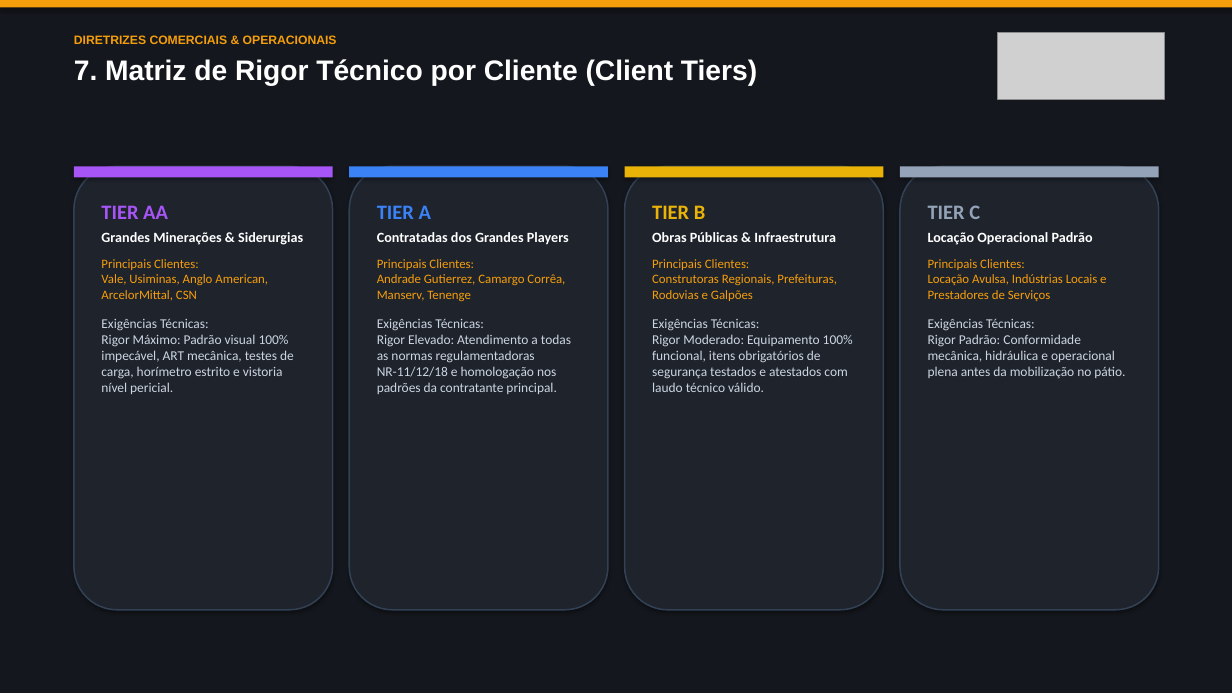
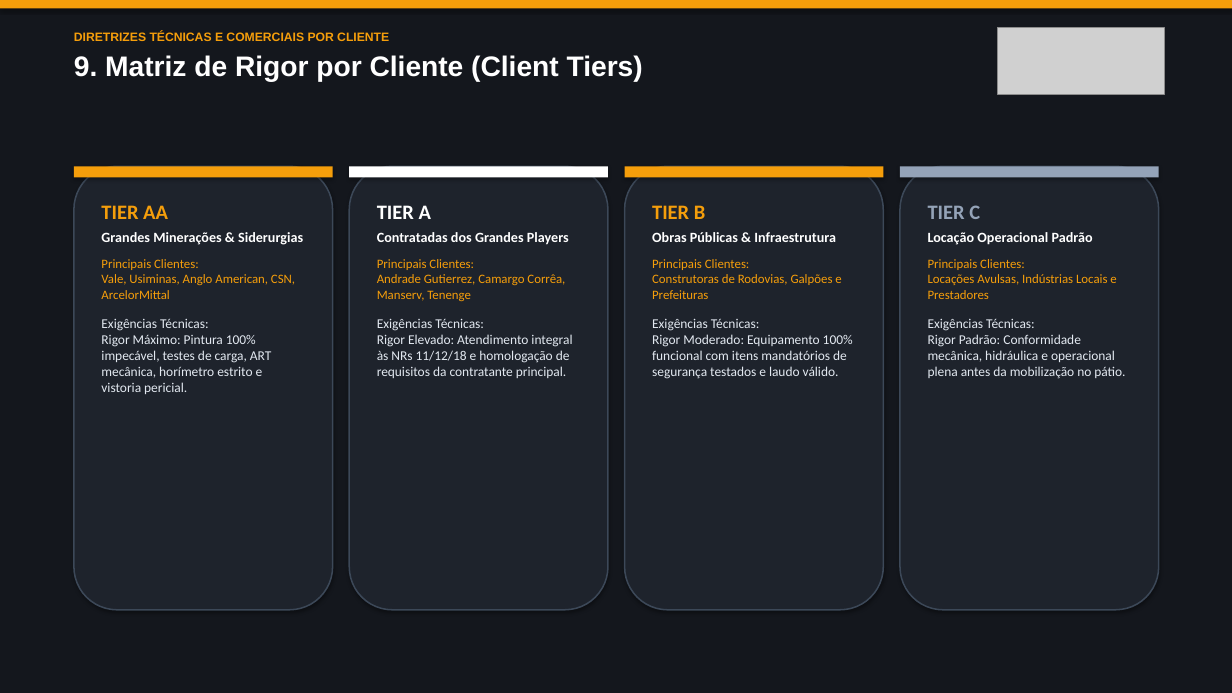
Before and after one commit to maikongsp/inspecao-frota-locar, a slide deck: slide 10 of Funcional.pptx (slide 8 before the commit). Drawn at 1232x693 pixels with LibreOffice and Linux fonts; fonts in the diff are those of the drawing; grey boxes stand for pictures. Boxes give left, top, right and bottom in pixels: in the first picture for what was removed or moved away, otherwise in the second. Text is boxed around its words. In the diff, an @@ line names an element or a change of style, - is before the commit and + after.

Commit message:
docs: atualiza Funcional.pptx com cores oficiais, link de producao, operacao offline-first e screenshots

```diff
--- a/Funcional.pptx
+++ b/Funcional.pptx
@@ picture: place and size @@
-picture at [998,32,1165,99]
+picture at [998,28,1165,94]
@@ text at [74,32,643,82]: text changed; size 22 to 9.5 pt; text colour #FFFFFF to #F59E0B @@
-DIRETRIZES COMERCIAIS & OPERACIONAIS
-7. Matriz de Rigor Técnico por Cliente (Client Tiers)
+DIRETRIZES TÉCNICAS E COMERCIAIS POR CLIENTE
+9. Matriz de Rigor por Cliente (Client Tiers)
@@ outline #334155 1.2 pt to #3C4858 1.2 pt in 4 elements at [349,166,608,610], [625,166,884,610], [900,166,1159,610], [74,166,333,610] @@
@@ rectangle at [74,166,333,177]: fill #A855F7 to #F59E0B @@
@@ rectangle at [349,166,608,177]: fill #3B82F6 to #FFFFFF @@
@@ rectangle at [625,166,884,177]: fill #EAB308 to #F59E0B @@
@@ text at [101,205,168,219]: text colour #A855F7 to #F59E0B in "TIER AA" @@
@@ text at [377,205,431,219]: text colour #3B82F6 to #FFFFFF in "TIER A" @@
@@ text at [652,205,705,219]: text colour #EAB308 to #F59E0B in "TIER B" @@
@@ text at [101,259,295,394]: text changed; text colour #CBD5E1 to #E2E8F0 @@
-Principais Clientes:
-Vale, Usiminas, Anglo American, ArcelorMittal, CSN
-Exigências Técnicas:
-Rigor Máximo: Padrão visual 100% impecável, ART mecânica, testes de carga, horímetro estrito e vistoria nível pericial.
+Principais Clientes:
+Vale, Usiminas, Anglo American, CSN, ArcelorMittal
+Exigências Técnicas:
+Rigor Máximo: Pintura 100% impecável, testes de carga, ART mecânica, horímetro estrito e vistoria pericial.
@@ text at [652,259,853,379]: text changed; text colour #CBD5E1 to #E2E8F0 @@
-Principais Clientes:
-Construtoras Regionais, Prefeituras, Rodovias e Galpões
-Exigências Técnicas:
-Rigor Moderado: Equipamento 100% funcional, itens obrigatórios de segurança testados e atestados com laudo técnico válido.
+Principais Clientes:
+Construtoras de Rodovias, Galpões e Prefeituras
+Exigências Técnicas:
+Rigor Moderado: Equipamento 100% funcional com itens mandatórios de segurança testados e laudo válido.
@@ text at [928,259,1116,299]: text changed @@
-Principais Clientes:
-Locação Avulsa, Indústrias Locais e Prestadores de Serviços
+Principais Clientes:
+Locações Avulsas, Indústrias Locais e Prestadores
@@ text at [377,319,572,378]: text changed; text colour #CBD5E1 to #E2E8F0 @@
-Exigências Técnicas:
-Rigor Elevado: Atendimento a todas as normas regulamentadoras NR-11/12/18 e homologação nos padrões da contratante principal.
+Exigências Técnicas:
+Rigor Elevado: Atendimento integral às NRs 11/12/18 e homologação de requisitos da contratante principal.
@@ text at [928,319,1125,379]: text colour #CBD5E1 to #E2E8F0 in "Exigências Técnicas: Rigor Padrão: Conformidade mecânica, hi ..." @@
```
Also in this commit, not shown: 4 other slides changed, 6 slides added, 5 slides removed, 4 other files.
